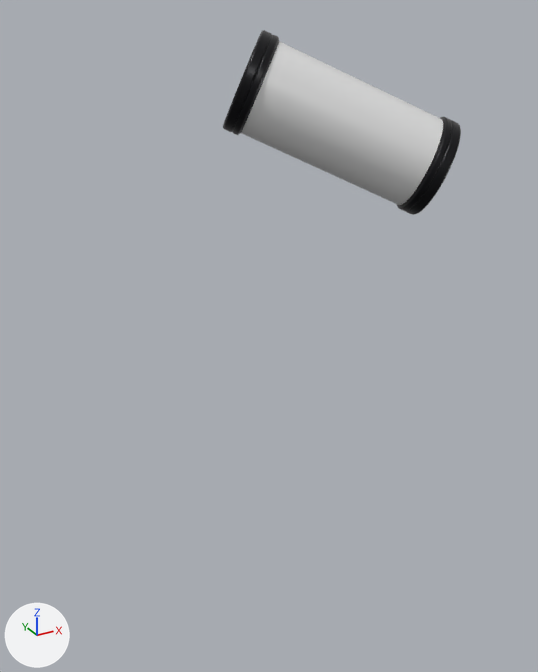
The glTF model film-canister-3d/film-canister.glb as it was, and as the next commit left it.
One viewpoint serves both versions: a 50 mm lens placed at (-4.63, -6.83, 1.15), pointed at (-1.36, -0.88, -1.83). Lighting does not change. The marker at lower left points along +X, +Y and +Z. The older version comes first.

The older version as bpy lines, for what is in view:
```python
me_mesh_0 = bpy.data.meshes.new('Mesh_0')
me_mesh_0.from_pydata(...)  # 258 vertices, 256 faces; spans x -0.5..0.5, y -0.5..0.5, z -0.95..0.95
me_mesh_0.materials.append(mat_labelprint)  # its picture is missing
me_mesh_1 = bpy.data.meshes.new('Mesh_1')
me_mesh_1.from_pydata(...)  # 8128 vertices, 16000 faces; spans x -0.535..0.535, y -0.535..0.535, z -0.01..0.206
me_mesh_1.materials.append(mat_blackmetal)
me_mesh_2 = bpy.data.meshes.new('Mesh_2')
me_mesh_2.from_pydata(...)  # 10708 vertices, 21120 faces; spans x -0.535..0.535, y -0.535..0.535, z -0.01..0.239
me_mesh_2.materials.append(mat_blackmetal)
ob_capspool = bpy.data.objects.new('CapSpool', me_mesh_2)
ob_capspool.parent = ob_spin
ob_capspool.location = (0.0, 0.0, -0.95)
ob_capspool.rotation_euler = (3.142, 0.0, 0.0)  # degrees (180, 0, 0)
ob_captop = bpy.data.objects.new('CapTop', me_mesh_1)
ob_captop.parent = ob_spin
ob_captop.location = (0.0, 0.0, 0.95)
ob_label = bpy.data.objects.new('Label', me_mesh_0)
ob_label.parent = ob_spin
ob_label.location = (0.0, 0.0, 0.0)
ob_label.rotation_euler = (0.0, 0.0, 3.142)  # degrees (0, 0, 180)
```
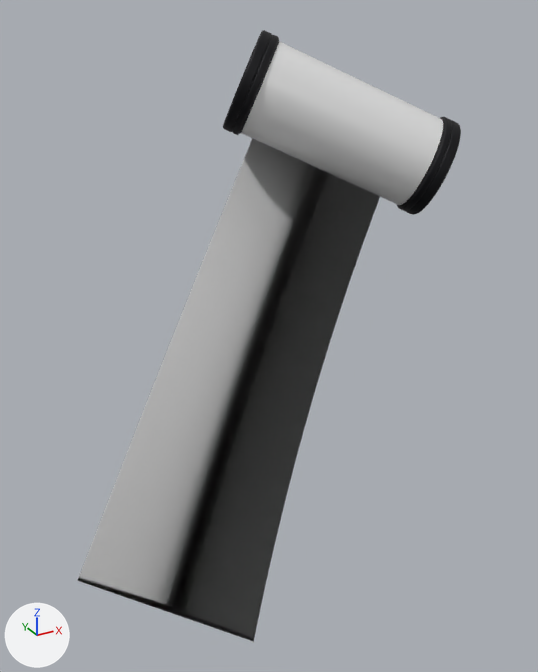
The newer file adds a shape key; the second version is drawn at full value of the shape key '16' of 'Film', and the change is written as the vertex moves it makes.

Location of each change, (x1, y1, x2, y2) in pixels of the pictures (538 x 672 px):
'Film', added: after (78, 138, 380, 642)

The edits, one by one:
Material 'FilmStrip' (mat_filmstrip) is new.
Its base color is (0.8, 0.8, 0.8) (white #e7e7e7).
Its roughness is 0.32.
Mesh me_mesh_3_1 is new.
It has 192 vertices, 190 faces and spans x -5.04..-0.2, y -1.02..0.53, z -0.8..0.8.
It uses material mat_filmstrip (its picture is missing).
Object 'Film' (ob_film) is new; it shows me_mesh_3_1.
Its parent is ob_spin.
Its location is (0.0, 0.0, 0.0).
